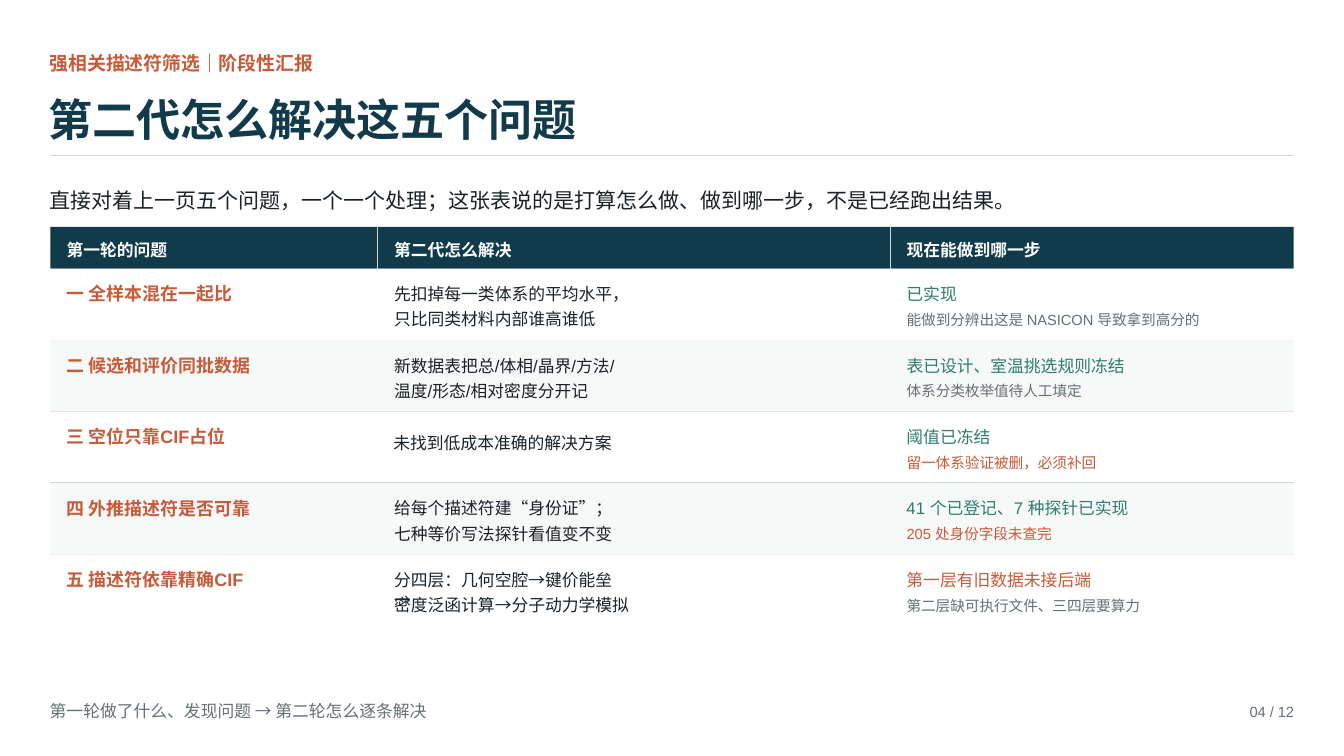
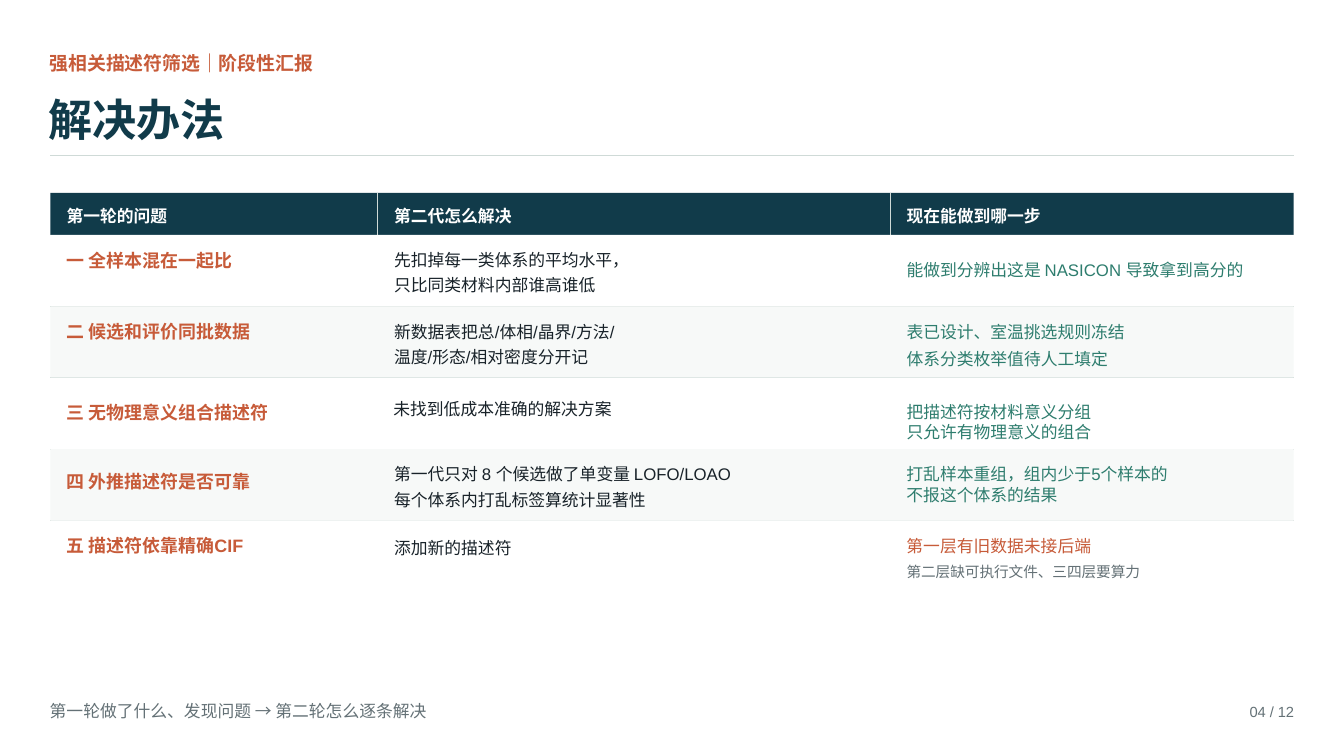
Before and after one commit to northkd/pull_file, a slide deck: slide 3 of 1-Na_Descriptors/ARIS_Experiments/new_descriptors/automat-naconductor/presentation/两代描述符筛选阶段性汇报_ppt169_20260815/exports/两代描述符筛选阶段性汇报_20260817_154312.pptx. Drawn at 1344x756 pixels with LibreOffice and Linux fonts; fonts in the diff are those of the drawing. Boxes give left, top, right and bottom in pixels: in the first picture for what was removed or moved away, otherwise in the second. Text is boxed around its words. In the diff, an @@ line names an element or a change of style, - is before the commit and + after.

Commit message:
更新演示文稿导出文件（3 个 PPT 版本）

```diff
--- a/1-Na_Descriptors/ARIS_Experiments/new_descriptors/automat-naconductor/presentation/两代描述符筛选阶段性汇报_ppt169_20260815/exports/两代描述符筛选阶段性汇报_20260817_154312.pptx
+++ b/1-Na_Descriptors/ARIS_Experiments/new_descriptors/automat-naconductor/presentation/两代描述符筛选阶段性汇报_ppt169_20260815/exports/两代描述符筛选阶段性汇报_20260817_154312.pptx
@@ text at box(49, 98, 225, 140): text changed @@
-第二代怎么解决这五个问题
+解决办法
@@ text removed at box(50, 190, 1016, 211) @@
-直接对着上一页五个问题，一个一个处理；这张表说的是打算怎么做、做到哪一步，不是已经跑出结果。
@@ text "能做到分辨出这是 NASICON 导致拿到高分的" at box(907, 261, 1243, 278): size 10.5 to 12 pt, text colour #647176 to #2E7D6E @@
@@ text "能做到分辨出这是 NASICON 导致拿到高分的": place and size @@
-text "能做到分辨出这是 NASICON 导致拿到高分的" at box(907, 312, 1199, 326)
+text "能做到分辨出这是 NASICON 导致拿到高分的" at box(907, 261, 1243, 278)
@@ text "体系分类枚举值待人工填定": place and size @@
-text "体系分类枚举值待人工填定" at box(907, 383, 1082, 397)
+text "体系分类枚举值待人工填定" at box(907, 351, 1108, 367)
@@ text "体系分类枚举值待人工填定" at box(907, 351, 1108, 367): size 10.5 to 12 pt, text colour #647176 to #2E7D6E @@
@@ text at box(66, 403, 269, 421): text changed @@
-三 空位只靠CIF占位
+三 无物理意义组合描述符
@@ text added at box(907, 404, 1092, 440), 12 pt, text #2E7D6E @@
+把描述符按材料意义分组
+只允许有物理意义的组合
@@ text "四 外推描述符是否可靠": place and size @@
-text "四 外推描述符是否可靠" at box(66, 499, 250, 517)
+text "四 外推描述符是否可靠" at box(66, 472, 250, 490)
@@ text at box(394, 466, 731, 482): text changed @@
-给每个描述符建“身份证”；
+第一代只对 8 个候选做了单变量 LOFO/LOAO
@@ text at box(906, 466, 1167, 503): text changed @@
-41 个已登记、7 种探针已实现
+打乱样本重组，组内少于5个样本的
+不报这个体系的结果
@@ text at box(394, 492, 646, 508): text changed @@
-七种等价写法探针看值变不变
+每个体系内打乱标签算统计显著性
@@ 14 texts, 6 freeform shapes, 6 rectangles: place and size @@
-14 texts, 6 freeform shapes, 6 rectangles at box(50, 227, 1294, 626)
+14 texts, 6 freeform shapes, 6 rectangles at box(50, 193, 1294, 592)
@@ text at box(394, 540, 511, 556): text changed @@
-密度泛函计算→分子动力学模拟
+添加新的描述符
@@ group removed at box(394, 286, 1097, 588): 5 texts @@
-已实现
-阈值已冻结
-留一体系验证被删，必须补回
-205 处身份字段未查完
-分四层：几何空腔→键价能垒→
```
Also in this commit, not shown: 1 other slide changed, 2 other files.
